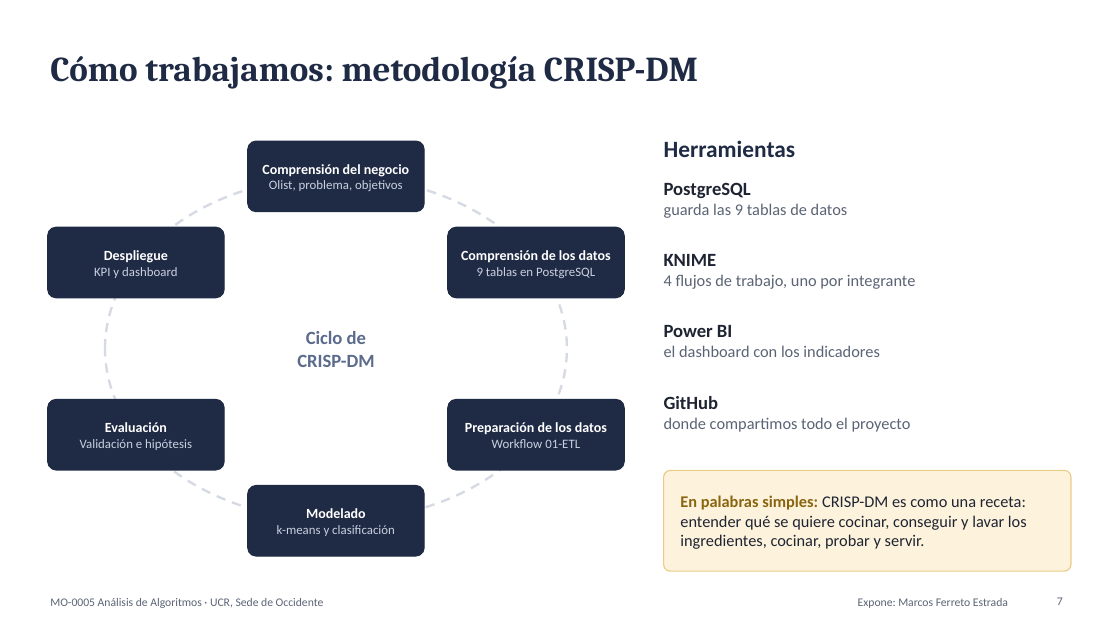
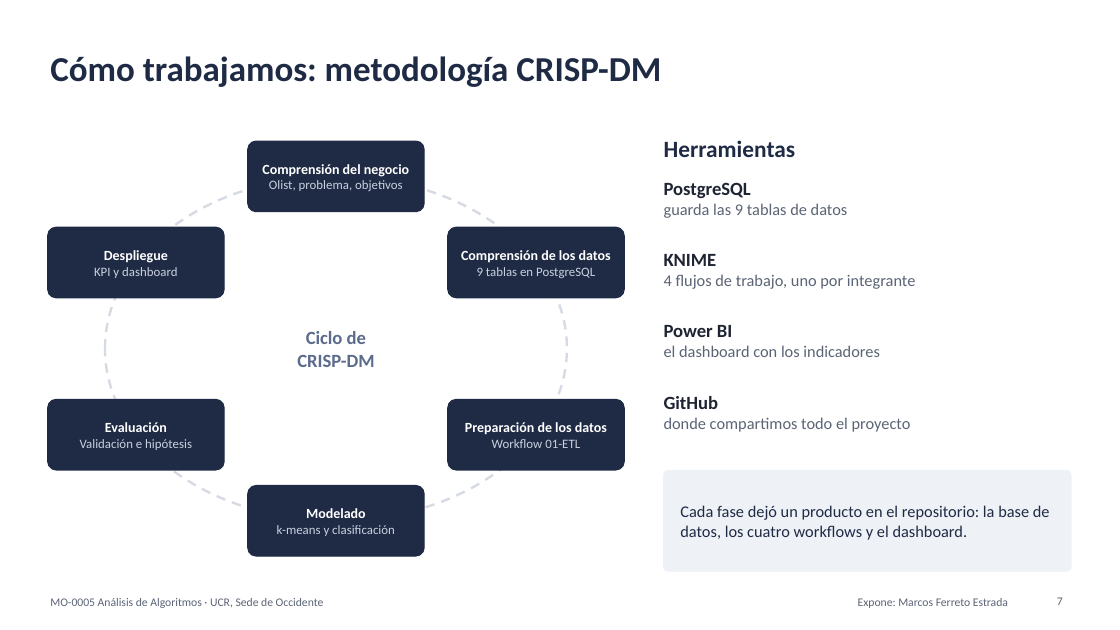
Before and after one commit to FerretoDev/mo0005-ecommerce-ml, a slide deck: slide 7 of presentacion/presentacion.pptx. Drawn at 1120x630 pixels with LibreOffice and Linux fonts; fonts in the diff are those of the drawing. Boxes give left, top, right and bottom in pixels: in the first picture for what was removed or moved away, otherwise in the second. Text is boxed around its words. In the diff, an @@ line names an element or a change of style, - is before the commit and + after.

```diff
--- a/presentacion/presentacion.pptx
+++ b/presentacion/presentacion.pptx
@@ title "Cómo trabajamos: metodología CRISP-DM" at [50, 56, 661, 87]: font Cambria to Calibri @@
@@ rounded rectangle at [664, 471, 1071, 571]: fill #FDF3DC to #EEF1F6; outline #EBCB85 1 pt to #EEF1F6 1 pt; proportions changed @@
@@ text at [680, 505, 1050, 540]: text changed; text colour #1F2433 to #1F2A44 @@
-En palabras simples: CRISP-DM es como una receta: entender qué se quiere cocinar, conseguir y lavar los ingredientes, cocinar, probar y servir.
+Cada fase dejó un producto en el repositorio: la base de datos, los cuatro workflows y el dashboard.
```
Also in this commit, not shown: 25 other slides changed, 2 other files.
